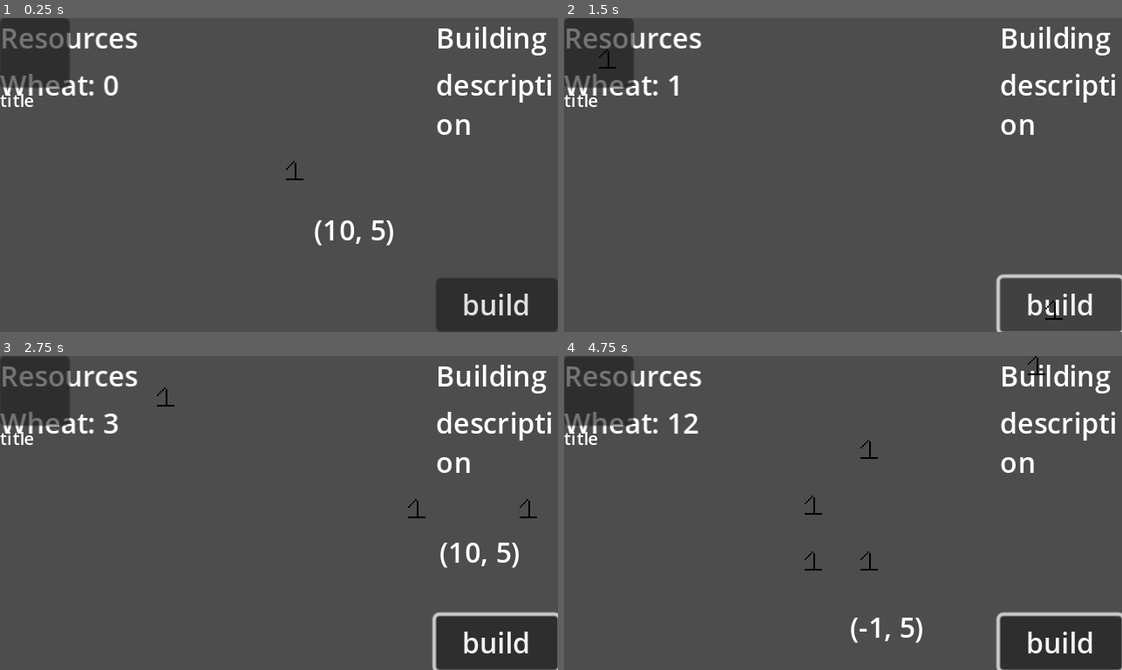
Above: before the commit, frames 1-4 (two rows, left to right).
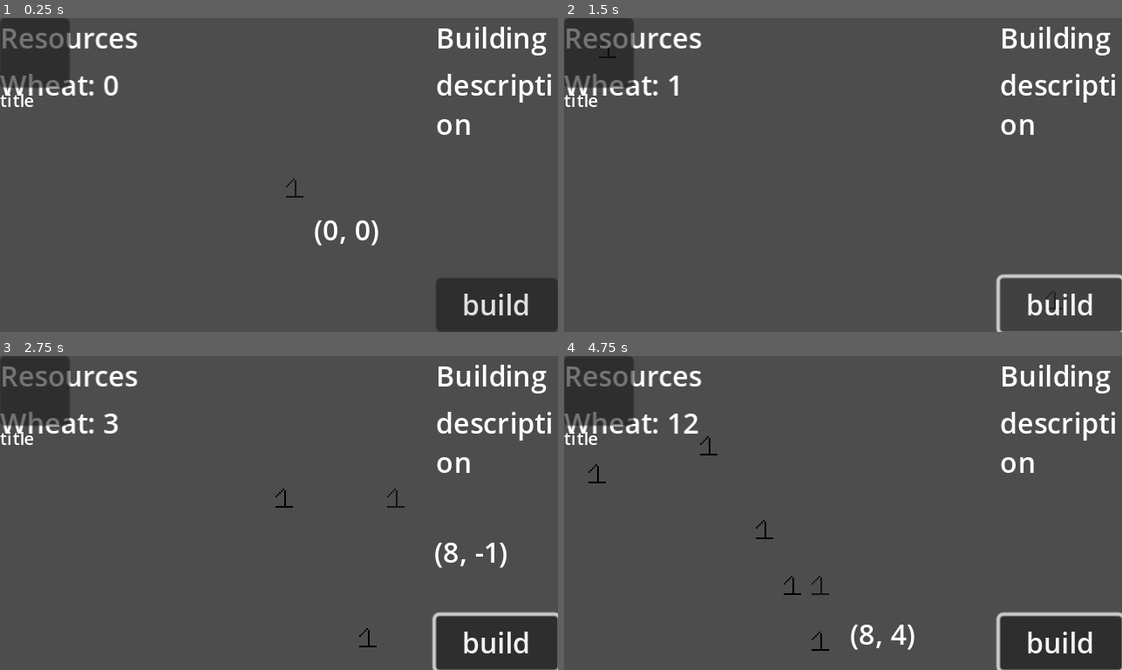
Above: after the commit, the same moments.

Repository: InRe-Dan/gmtk2024
Game: Godot game, scene res://world.tscn
Two runs of this game, one before a commit and one after it. Both use one fixed random seed, a clock stepped at 60 frames per second and the inputs below.
Inputs (mouse positions are in pixels of both pictures, inside the frame that each line leads up to):
- Up to frame 1 (0.25 s): no input
- Up to frame 2 (1.5 s): click "title" at 0.5 s; click "build" at 1.25 s
- Up to frame 3 (2.75 s): move the mouse to (401, 497) at 2.02 s; press the mouse at (401, 497) at 2.03 s; hold D (pan_right) from 2.03 s (still down)
- Up to frame 4 (4.75 s): move the mouse to (731, 528) at 2.77 s; release D (pan_right) at 2.78 s; release the mouse at (731, 528) at 2.78 s; hold S (pan_down) 2.78-3.53 s; click (731, 528) at 2.85 s; move the mouse to (898, 443) at 3.52 s; press the mouse at (898, 443) at 3.53 s; hold D (pan_right) 3.53-4.28 s; move the mouse to (815, 575) at 4.27 s; release the mouse at (815, 575) at 4.28 s; hold W (pan_up) from 4.28 s (still down); click (815, 575) at 4.35 s

The runs differ from the first frame. In frame 1, 0.5% of the frame differs, in the area x 51-71%, y 45-73%; in frame 2, 0.1%; in frame 3, 0.8%; in frame 4, 1.0%, in the area x 4-87%, y 0-94%.

Commit message:
Added camera and UI canvaslayers

Diff:
--- a/Interface/building_menu.tscn
+++ b/Interface/building_menu.tscn
@@ -1,10 +1,11 @@
-[gd_scene load_steps=4 format=3 uid="uid://copoh3r2oji4x"]
+[gd_scene load_steps=3 format=3 uid="uid://copoh3r2oji4x"]
 
 [ext_resource type="PackedScene" uid="uid://cchp0uy3e1wqk" path="res://Interface/building_button.tscn" id="1_0874v"]
-[ext_resource type="Script" path="res://Interface/building_menu.gd" id="1_v7jlj"]
 [ext_resource type="Script" path="res://Interface/building_button.gd" id="2_gexqc"]
 
-[node name="BuildingMenu" type="Control"]
+[node name="CanvasLayer" type="CanvasLayer"]
+
+[node name="BuildingMenu" type="Control" parent="."]
 texture_filter = 1
 layout_mode = 3
 anchors_preset = 15
@@ -12,9 +13,8 @@
 anchor_bottom = 1.0
 grow_horizontal = 2
 grow_vertical = 2
-script = ExtResource("1_v7jlj")
 
-[node name="HBoxContainer" type="HBoxContainer" parent="."]
+[node name="HBoxContainer" type="HBoxContainer" parent="BuildingMenu"]
 layout_mode = 1
 anchors_preset = -1
 anchor_right = 1.0
@@ -22,29 +22,29 @@
 grow_horizontal = 2
 grow_vertical = 2
 
-[node name="GridContainer" type="GridContainer" parent="HBoxContainer"]
+[node name="GridContainer" type="GridContainer" parent="BuildingMenu/HBoxContainer"]
 layout_mode = 2
 size_flags_horizontal = 3
 columns = 4
 
-[node name="BuildingButton" parent="HBoxContainer/GridContainer" instance=ExtResource("1_0874v")]
+[node name="BuildingButton" parent="BuildingMenu/HBoxContainer/GridContainer" instance=ExtResource("1_0874v")]
 layout_mode = 2
 script = ExtResource("2_gexqc")
 
-[node name="Information" type="VBoxContainer" parent="HBoxContainer"]
+[node name="Information" type="VBoxContainer" parent="BuildingMenu/HBoxContainer"]
 custom_minimum_size = Vector2(70, 0)
 layout_mode = 2
 
-[node name="Title" type="Label" parent="HBoxContainer/Information"]
+[node name="Title" type="Label" parent="BuildingMenu/HBoxContainer/Information"]
 layout_mode = 2
 text = "Building"
 
-[node name="RichTextLabel" type="RichTextLabel" parent="HBoxContainer/Information"]
+[node name="RichTextLabel" type="RichTextLabel" parent="BuildingMenu/HBoxContainer/Information"]
 layout_mode = 2
 size_flags_vertical = 3
 text = "description"
 
-[node name="Button" type="Button" parent="HBoxContainer/Information"]
+[node name="Button" type="Button" parent="BuildingMenu/HBoxContainer/Information"]
 custom_minimum_size = Vector2(0, 20)
 layout_mode = 2
 text = "build"
--- a/Interface/resource_display.gd
+++ b/Interface/resource_display.gd
@@ -1,4 +1,4 @@
-extends Control
+extends CanvasLayer
 
 var level: Level
 
--- a/Interface/resource_display.tscn
+++ b/Interface/resource_display.tscn
@@ -2,19 +2,12 @@
 
 [ext_resource type="Script" path="res://Interface/resource_display.gd" id="1_4e3y2"]
 
-[node name="ResourceDisplay" type="Control"]
-layout_mode = 3
-anchors_preset = 15
-anchor_right = 1.0
-anchor_bottom = 1.0
-grow_horizontal = 2
-grow_vertical = 2
+[node name="CanvasLayer" type="CanvasLayer"]
 script = ExtResource("1_4e3y2")
 
 [node name="VBoxContainer" type="VBoxContainer" parent="."]
-layout_mode = 0
-offset_right = 40.0
-offset_bottom = 40.0
+offset_right = 80.0
+offset_bottom = 50.0
 
 [node name="Title" type="Label" parent="VBoxContainer"]
 layout_mode = 2
--- a/Interface/building_menu.gd
+++ b/camera2d.gd
@@ -1,4 +1,6 @@
-extends Control
+extends Camera2D
+
+const PAN_SPEED = 100.0
 
 
 # Called when the node enters the scene tree for the first time.
@@ -8,4 +10,5 @@
 
 # Called every frame. 'delta' is the elapsed time since the previous frame.
 func _process(delta: float) -> void:
-	pass
+	var pan_direction : Vector2 = Input.get_vector("pan_left", "pan_right", "pan_up", "pan_down")
+	position += pan_direction * delta * PAN_SPEED
--- a/level.gd
+++ b/level.gd
@@ -32,9 +32,6 @@
 		var building : Building = buildings[coordinate]
 		$Label.text = building.name + "\n" + building.production.get_string()
 	$Label.global_position = get_global_mouse_position() + Vector2(20, 20)
-
-	var pan_direction : Vector2 = Input.get_vector("pan_left", "pan_right", "pan_up", "pan_down")
-	position += pan_direction * delta * PAN_SPEED
 
 
 # Intercepts unhandled input
--- a/level.tscn
+++ b/level.tscn
@@ -16,6 +16,7 @@
 tile_set = ExtResource("1_uc2yi")
 
 [node name="GhostLayer" type="TileMapLayer" parent="."]
+modulate = Color(0.415686, 1, 1, 0.729412)
 tile_set = ExtResource("1_uc2yi")
 script = ExtResource("2_35ren")
 
--- a/world.tscn
+++ b/world.tscn
@@ -1,8 +1,12 @@
-[gd_scene load_steps=2 format=3 uid="uid://b7et7l4hr0bn2"]
+[gd_scene load_steps=3 format=3 uid="uid://b7et7l4hr0bn2"]
 
 [ext_resource type="PackedScene" uid="uid://do5ljpj4vtp4m" path="res://level.tscn" id="1_qclth"]
+[ext_resource type="Script" path="res://camera2d.gd" id="2_5pv3p"]
 
 [node name="World" type="Node2D"]
 texture_filter = 1
 
 [node name="Level" parent="." instance=ExtResource("1_qclth")]
+
+[node name="Camera2D" type="Camera2D" parent="."]
+script = ExtResource("2_5pv3p")
